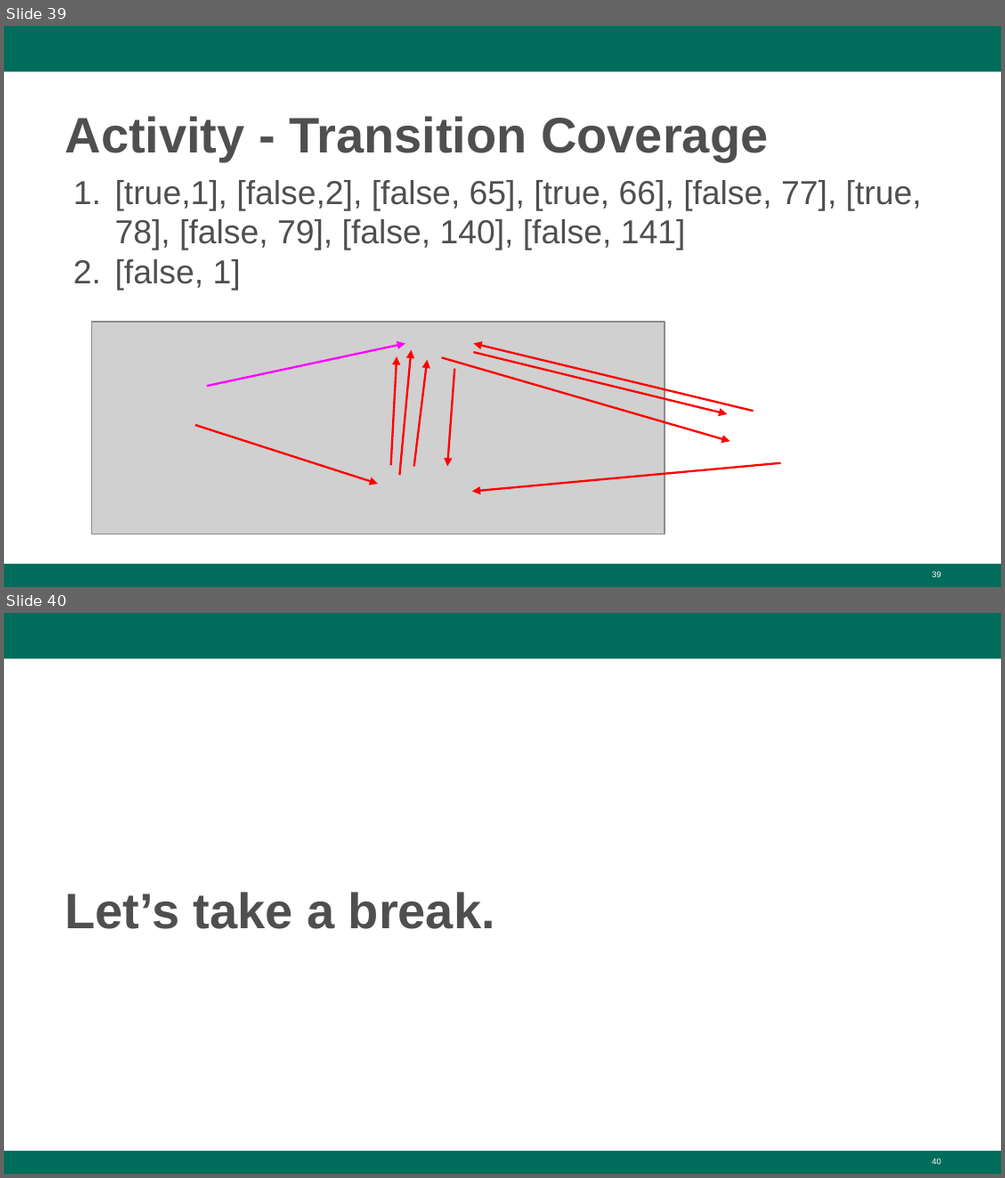
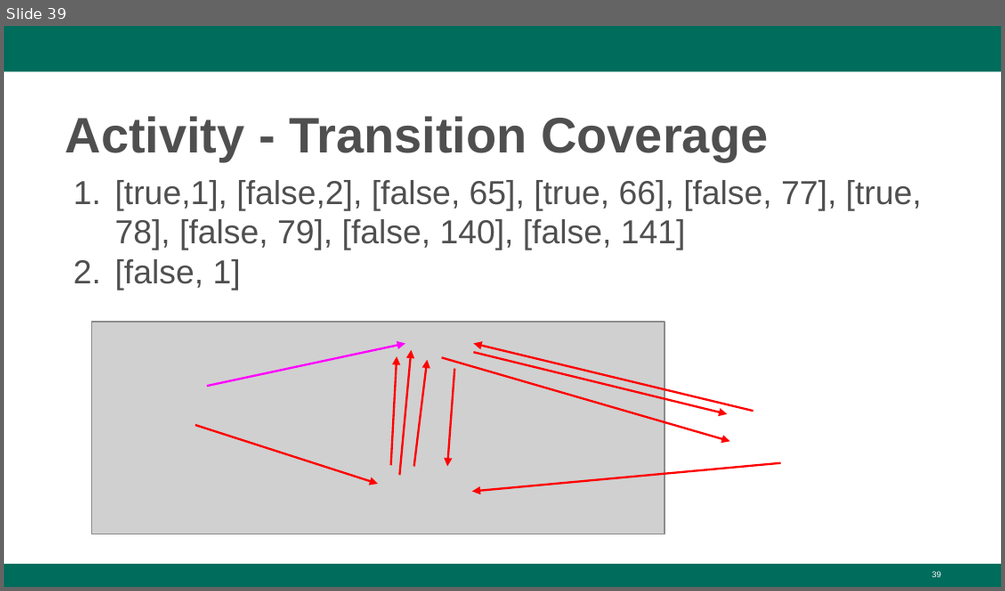
Before and after one commit to Greg4cr/Greg4cr.github.io, a slide deck: courses/spring20dit635/Lectures/Spring20-Lecture13-ModelTesting.pptx. Shown one above the other, each under a label of ours: slides 39 and 40 before the commit, slide 39 after it. The pictures are 1005x1178 and 1005x591 pixels, drawn with LibreOffice and Linux fonts; fonts in the diff are those of the drawing; grey boxes stand for pictures; background and template pictures are left out. Boxes give left, top, right and bottom in pixels: in the first picture for what was removed or moved away, otherwise in the second. Text is boxed around its words. In the diff, an @@ line names an element or a change of style, - is before the commit and + after.

```diff
--- a/courses/spring20dit635/Lectures/Spring20-Lecture13-ModelTesting.pptx
+++ b/courses/spring20dit635/Lectures/Spring20-Lecture13-ModelTesting.pptx
@@ slide 40 removed at [4,613,1001,1174], background #FFFFFF; not listed: 2 template elements that a slide beside it also shows @@
@@ title removed at [65,892,495,929] @@
-Let’s take a break.
@@ page number removed at [931,1158,940,1164] @@
-40
```
Also in this commit, not shown: 1 slide changed, 14 other slides removed, 5 other files.
